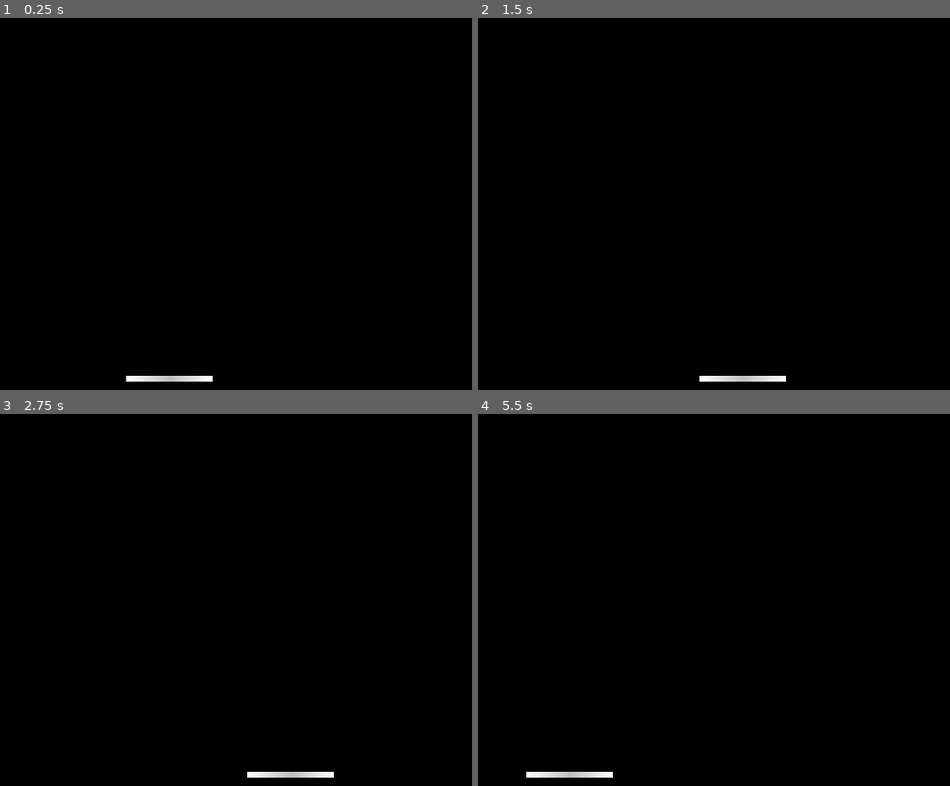
Above: before the commit, frames 1-4 (two rows, left to right).
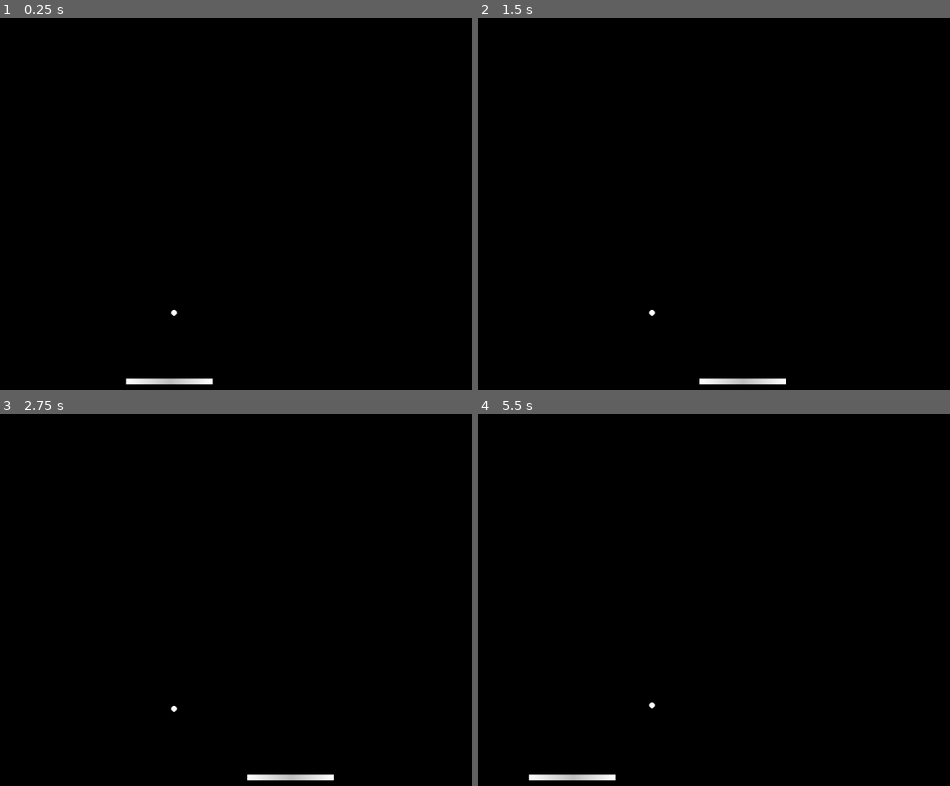
Above: after the commit, the same moments.

Repository: Acanixz/game-dev-train
Game: Godot game, scene res://scenes/level/level.tscn
Same seed, same stepped clock (60 frames per second), same inputs: the game is played once before the commit and once after it.
Inputs:
- Up to frame 1 (0.25 s): no input
- Up to frame 2 (1.5 s): tap Enter at 0.5 s; hold D (p1_right) 0.53-1.28 s; tap Space at 1.25 s; hold A (p1_left) from 1.28 s (still down)
- Up to frame 3 (2.75 s): tap Enter at 2 s; release A (p1_left) at 2.03 s; hold D (p1_right) from 2.03 s (still down)
- Up to frame 4 (5.5 s): tap Space at 2.75, 4.25 s; tap Enter at 3.5 s; release D (p1_right) at 3.53 s; hold A (p1_left) from 3.53 s (still down)

The runs differ from the first frame. In frame 1, 0.3% of the frame differs, in the area x 26-46%, y 78-99%; in frame 2, 0.3%; in frame 3, 0.3%; in frame 4, 0.4%, in the area x 10-38%, y 77-99%.

Commit message:
Feat: Added ball
- Created ball scene, now with a constant velocity override on _integrate_forces
- Adjusted scene so player can always stay fixed at y 0

Diff:
--- /dev/null
+++ b/breakout/scenes/ball/ball.gd
@@ -0,0 +1,13 @@
+extends RigidBody2D
+
+@export var speed = 500
+@export var initial_velocity = Vector2(0, speed)
+
+func _ready() -> void:
+	await get_tree().create_timer(5).timeout
+	linear_velocity = initial_velocity
+	freeze = false
+
+func _integrate_forces(state: PhysicsDirectBodyState2D) -> void:
+	var velocity = state.linear_velocity.normalized() * speed
+	state.linear_velocity = velocity
--- /dev/null
+++ b/breakout/scenes/ball/ball.tscn
@@ -0,0 +1,26 @@
+[gd_scene load_steps=5 format=3 uid="uid://cnpvvoq6gorhx"]
+
+[ext_resource type="Script" path="res://scenes/ball/ball.gd" id="1_57r76"]
+[ext_resource type="Texture2D" uid="uid://d28teigl68241" path="res://assets/images/ball.png" id="1_heqo4"]
+
+[sub_resource type="PhysicsMaterial" id="PhysicsMaterial_rdhhd"]
+friction = 0.0
+bounce = 1.0
+
+[sub_resource type="RectangleShape2D" id="RectangleShape2D_xruhm"]
+size = Vector2(10, 10)
+
+[node name="Ball" type="RigidBody2D"]
+physics_material_override = SubResource("PhysicsMaterial_rdhhd")
+can_sleep = false
+lock_rotation = true
+freeze = true
+contact_monitor = true
+max_contacts_reported = 2
+script = ExtResource("1_57r76")
+
+[node name="Sprite" type="Sprite2D" parent="."]
+texture = ExtResource("1_heqo4")
+
+[node name="CollisionShape" type="CollisionShape2D" parent="."]
+shape = SubResource("RectangleShape2D_xruhm")
--- a/breakout/scenes/level/level.tscn
+++ b/breakout/scenes/level/level.tscn
@@ -1,6 +1,7 @@
-[gd_scene load_steps=5 format=3 uid="uid://cqpkhvqer1g8o"]
+[gd_scene load_steps=6 format=3 uid="uid://cqpkhvqer1g8o"]
 
 [ext_resource type="PackedScene" uid="uid://ca440ttsisiop" path="res://scenes/player/player.tscn" id="1_cpgqi"]
+[ext_resource type="PackedScene" uid="uid://cnpvvoq6gorhx" path="res://scenes/ball/ball.tscn" id="2_bhds8"]
 
 [sub_resource type="WorldBoundaryShape2D" id="WorldBoundaryShape2D_ogfjg"]
 normal = Vector2(1, 0)
@@ -13,21 +14,26 @@
 
 [node name="level" type="Node2D"]
 
-[node name="Boundaries" type="StaticBody2D" parent="."]
+[node name="Camera" type="Camera2D" parent="."]
+position = Vector2(0, -300)
 
-[node name="Left" type="CollisionShape2D" parent="Boundaries"]
+[node name="Boundaries" type="StaticBody2D" parent="Camera"]
+
+[node name="Left" type="CollisionShape2D" parent="Camera/Boundaries"]
 position = Vector2(-575, 0)
 shape = SubResource("WorldBoundaryShape2D_ogfjg")
 
-[node name="Right" type="CollisionShape2D" parent="Boundaries"]
+[node name="Right" type="CollisionShape2D" parent="Camera/Boundaries"]
 position = Vector2(575, 0)
 shape = SubResource("WorldBoundaryShape2D_f3cg5")
 
-[node name="Top" type="CollisionShape2D" parent="Boundaries"]
+[node name="Top" type="CollisionShape2D" parent="Camera/Boundaries"]
 position = Vector2(0, -325)
 shape = SubResource("WorldBoundaryShape2D_fe51s")
 
-[node name="Camera" type="Camera2D" parent="."]
+[node name="Player" parent="." instance=ExtResource("1_cpgqi")]
 
-[node name="Player" parent="." instance=ExtResource("1_cpgqi")]
-position = Vector2(0, 300)
+[node name="Ball" parent="." instance=ExtResource("2_bhds8")]
+position = Vector2(8, -114)
+gravity_scale = 0.0
+custom_integrator = true
--- a/breakout/scenes/player/player.gd
+++ b/breakout/scenes/player/player.gd
@@ -6,3 +6,4 @@
 	var move = Input.get_vector("p1_left","p1_right","EMPTY","EMPTY") * move_speed
 
 	move_and_collide(move)
+	global_position.y = 0
--- a/breakout/scenes/player/player.tscn
+++ b/breakout/scenes/player/player.tscn
@@ -13,7 +13,9 @@
 script = ExtResource("1_w01bq")
 
 [node name="Sprite" type="Sprite2D" parent="."]
+position = Vector2(0, 5)
 texture = ExtResource("1_kxbvv")
 
 [node name="CollisionShape" type="CollisionShape2D" parent="."]
+position = Vector2(0, 5)
 shape = SubResource("RectangleShape2D_e128i")
